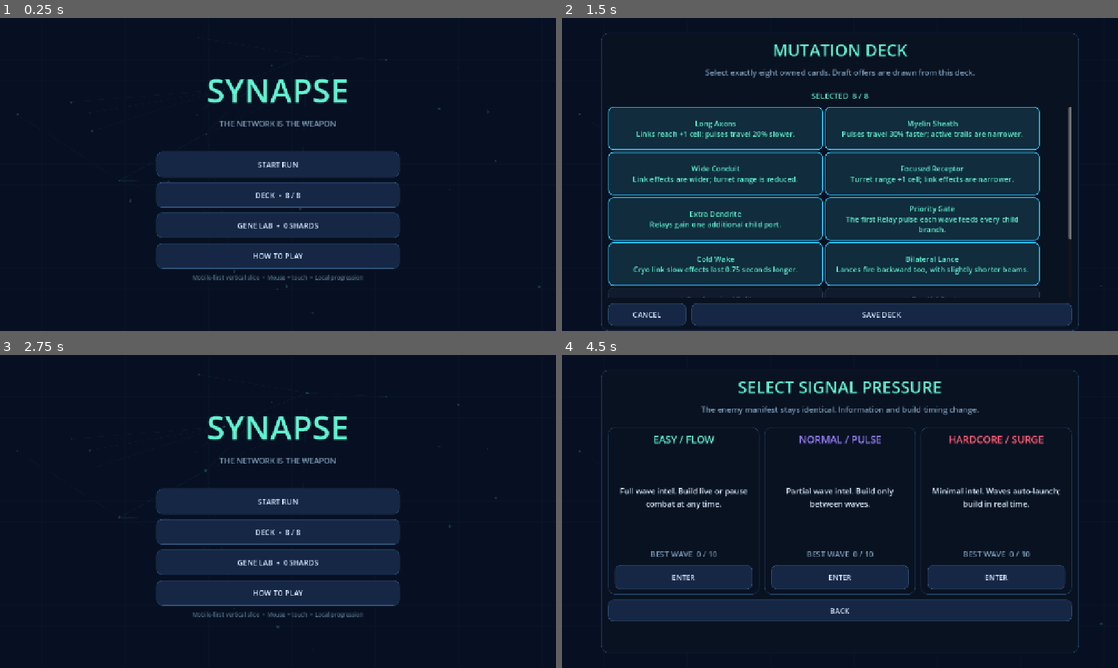
Above: before the commit, frames 1-4 (two rows, left to right).
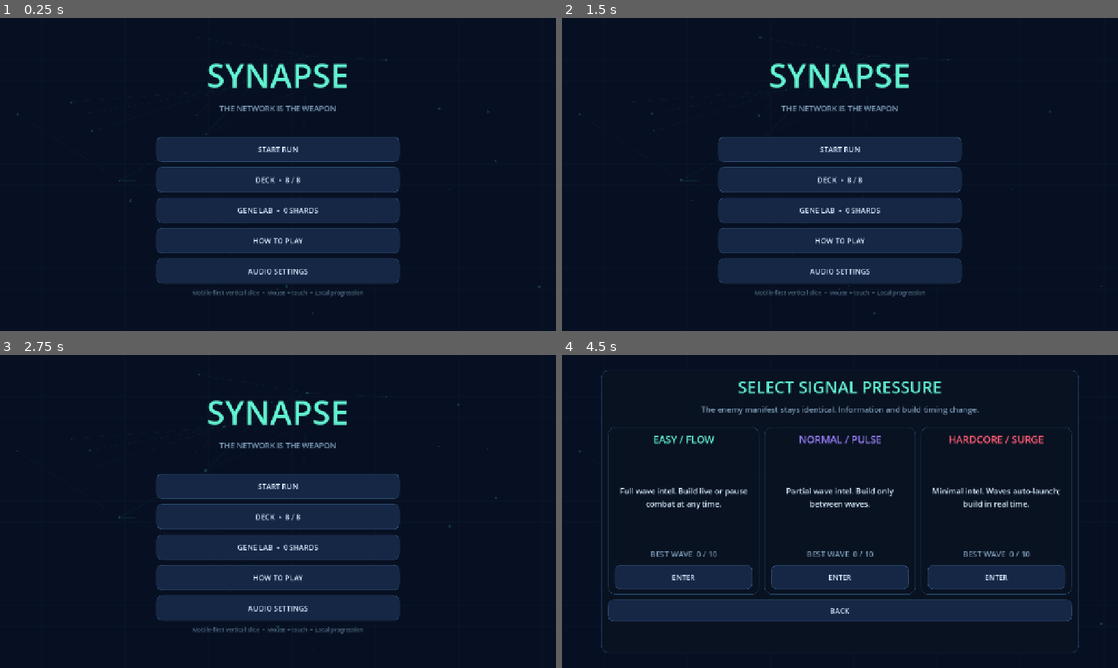
Above: after the commit, the same moments.

Repository: danned/synapse
Game: Godot game, scene res://main.tscn
The game is run twice, just before and just after one commit, with the same random seed, the same clock (stepped at 60 frames per second) and the same inputs. Sound files missing from this copy of the repository are replaced by a short silence.
Inputs (mouse positions are in pixels of both pictures, inside the frame that each line leads up to):
- Up to frame 1 (0.25 s): no input
- Up to frame 2 (1.5 s): click (840, 271) at 0.5 s, where only the run after the commit has a clickable "AUDIO SETTINGS"; click (840, 187) at 1.25 s, where only the run after the commit has a clickable "BACK"
- Up to frame 3 (2.75 s): click (83, 652) at 2 s, where only the run before the commit has a clickable "CANCEL"
- Up to frame 4 (4.5 s): click "START RUN" at 2.75 s; click "BACK" at 3.5 s; click "START RUN" at 4.25 s

The runs differ from the first frame. In frame 1, 12% of the frame differs, in the area x 28-72%, y 14-90%; in frame 2, 38%, in the area x 7-93%, y 4-100%; in frame 3, 12%; in frame 4, nothing differs.

Commit message:
feat: add licensed music and sound effects

Diff:
--- a/scripts/game_board.gd
+++ b/scripts/game_board.gd
@@ -7,7 +7,7 @@
 signal run_failed(wave_reached: int)
 signal node_selected(node_id: int)
 signal message_requested(text: String)
-signal sfx_requested(frequency: float)
+signal sfx_requested(event: StringName)
 
 const CELL_SIZE := 64.0
 const LINK_WIDTH := 0.42
@@ -112,7 +112,7 @@
 	_finish_delay = -1.0
 	graph.reset_routing()
 	resonance_hits.clear()
-	sfx_requested.emit(240.0)
+	sfx_requested.emit(&"launch")
 	queue_redraw()
 
 func cycle_preview_parent() -> void:
@@ -145,7 +145,7 @@
 	selected_node_id = -1
 	charge_changed.emit(charge)
 	message_requested.emit("Recycled branch: +%d charge" % refund)
-	sfx_requested.emit(150.0)
+	sfx_requested.emit(&"recycle")
 	queue_redraw()
 
 func _collect_subtree_preview(node_id: int, output: Array[int]) -> void:
@@ -156,7 +156,7 @@
 func apply_card(card_id: String) -> void:
 	graph.apply_modifier(card_id)
 	message_requested.emit("Mutation integrated: %s" % GameData.card_definitions()[card_id]["name"])
-	sfx_requested.emit(520.0)
+	sfx_requested.emit(&"draft")
 	queue_redraw()
 
 func _process(delta: float) -> void:
@@ -219,7 +219,7 @@
 		effects.append({"type": "burst", "position": _cell_center(GameData.CORE_CELL), "ttl": 0.5, "color": Color("ff397c")})
 		enemies.remove_at(index)
 		integrity_changed.emit(maxi(0, integrity))
-		sfx_requested.emit(95.0)
+		sfx_requested.emit(&"leak")
 		if integrity <= 0:
 			wave_active = false
 			run_failed.emit(current_wave)
@@ -338,7 +338,7 @@
 		var target_position: Vector2 = enemies[index]["position"]
 		_damage_enemy(index, 9.0, false)
 		effects.append({"type": "line", "from": _node_position(node_id), "to": target_position, "ttl": 0.18, "color": Color("33c8ff")})
-	if not targets.is_empty(): sfx_requested.emit(680.0)
+	if not targets.is_empty(): sfx_requested.emit(&"arc")
 
 func _fire_cryo(node_id: int) -> void:
 	var targets := _targets_in_range(_node_position(node_id), 2.6 + float(graph.modifiers["tower_range_bonus"]), 1)
@@ -352,7 +352,7 @@
 	enemies[index] = enemy
 	_damage_enemy(index, 6.0, false)
 	effects.append({"type": "burst", "position": enemy["position"], "ttl": 0.35, "color": Color("9c82ff")})
-	sfx_requested.emit(420.0)
+	sfx_requested.emit(&"cryo")
 
 func _fire_lance(node_id: int) -> void:
 	var node: Dictionary = graph.nodes[node_id]
@@ -363,7 +363,7 @@
 	_fire_lance_segment(node_position, node_position + direction * beam_range * CELL_SIZE)
 	if bool(graph.modifiers["bidirectional_lance"]):
 		_fire_lance_segment(node_position, node_position - direction * beam_range * CELL_SIZE)
-	sfx_requested.emit(880.0)
+	sfx_requested.emit(&"lance")
 
 func _fire_lance_segment(start: Vector2, finish: Vector2) -> void:
 	for index in range(enemies.size() - 1, -1, -1):
@@ -401,7 +401,7 @@
 		charge_changed.emit(charge)
 		effects.append({"type": "burst", "position": enemy["position"], "ttl": 0.4, "color": definition["color"]})
 		enemies.remove_at(index)
-		sfx_requested.emit(300.0)
+		sfx_requested.emit(&"enemy_down")
 	else:
 		enemies[index] = enemy
 
@@ -419,7 +419,7 @@
 			enemy["disable_cooldown"] = world_time + (3.5 if enemy["type"] == &"severer" else 999.0)
 			effects.append({"type": "burst", "position": enemy["position"], "ttl": 0.45, "color": Color("68ff9b")})
 			message_requested.emit("LINK SEVERED")
-			sfx_requested.emit(115.0)
+			sfx_requested.emit(&"sever")
 			return
 
 func _apply_cross_synapses() -> void:
@@ -454,7 +454,7 @@
 		charge += 35 + current_wave * 5
 		charge_changed.emit(charge)
 		wave_finished.emit()
-		sfx_requested.emit(560.0)
+		sfx_requested.emit(&"wave_complete")
 
 func _update_effects(delta: float) -> void:
 	for index in range(effects.size() - 1, -1, -1):
@@ -497,14 +497,16 @@
 		if existing >= 0 and graph.reparent(selected_node_id, existing):
 			rewire_mode = false
 			message_requested.emit("Branch rerouted")
-			sfx_requested.emit(360.0)
+			sfx_requested.emit(&"rewire")
 		else:
 			message_requested.emit("Invalid parent: check reach, ports, and cycles")
+			sfx_requested.emit(&"error")
 		queue_redraw()
 		return
 	if not selected_tower.is_empty():
 		if not build_allowed:
 			message_requested.emit("Construction is locked during this wave")
+			sfx_requested.emit(&"error")
 			return
 		if existing >= 0:
 			selected_node_id = existing
@@ -512,15 +514,18 @@
 			return
 		if not _is_buildable(cell):
 			message_requested.emit("That tissue cannot host a node")
+			sfx_requested.emit(&"error")
 			return
 		var definitions := GameData.tower_definitions()
 		var cost: int = definitions[selected_tower]["cost"]
 		if charge < cost:
 			message_requested.emit("Insufficient charge")
+			sfx_requested.emit(&"error")
 			return
 		var parents := _filtered_parents(cell, selected_tower)
 		if parents.is_empty():
 			message_requested.emit("No powered parent in range")
+			sfx_requested.emit(&"error")
 			return
 		if preview_cell != cell:
 			preview_cell = cell
@@ -538,7 +543,7 @@
 			node_selected.emit(new_id)
 			preview_cell = Vector2i(-1, -1)
 			preview_parents.clear()
-			sfx_requested.emit(460.0)
+			sfx_requested.emit(&"place")
 		queue_redraw()
 		return
 	if existing >= 0:
--- a/scripts/game_controller.gd
+++ b/scripts/game_controller.gd
@@ -245,6 +245,8 @@
 	pause_button.text = "PAUSE"
 	var manifest := manifests[next_wave_index]
 	board.start_wave(manifest)
+	if is_instance_valid(sound_manager):
+		sound_manager.play_music(&"boss" if next_wave_index == 9 else &"combat")
 	next_wave_index += 1
 	start_button.disabled = true
 	start_button.text = "WAVE ACTIVE"
@@ -254,6 +256,8 @@
 	_set_status("Signals live • watch the routing cadence")
 
 func _on_wave_finished() -> void:
+	if is_instance_valid(sound_manager):
+		sound_manager.play_music(&"ambient")
 	if _run_over:
 		return
 	if next_wave_index >= GameData.MAX_WAVES:
@@ -265,6 +269,8 @@
 		_enter_intermission()
 
 func _enter_intermission() -> void:
+	if is_instance_valid(sound_manager):
+		sound_manager.play_music(&"ambient")
 	_update_wave_preview()
 	_update_build_policy()
 	if difficulty == "hardcore":
@@ -280,6 +286,8 @@
 	_finish_run(false, wave_reached)
 
 func _finish_run(victory: bool, wave_reached: int = -1) -> void:
+	if is_instance_valid(sound_manager):
+		sound_manager.play_music(&"ambient")
 	_run_over = true
 	board.set_process(false)
 	var reached := GameData.MAX_WAVES if victory else (wave_reached if wave_reached >= 0 else next_wave_index)
@@ -426,6 +434,6 @@
 func _set_status(text: String) -> void:
 	status_label.text = text
 
-func _play_sound(frequency: float) -> void:
+func _play_sound(event: StringName) -> void:
 	if is_instance_valid(sound_manager):
-		sound_manager.play_tone(frequency)
+		sound_manager.play_sfx(event)
--- a/scripts/main.gd
+++ b/scripts/main.gd
@@ -15,7 +15,8 @@
 	sound_manager = SoundManager.new()
 	add_child(sound_manager)
 	save_data = SaveService.load_data()
-	sound_manager.volume = float(save_data["sound_volume"])
+	sound_manager.set_sound_volume(float(save_data["sound_volume"]))
+	sound_manager.set_music_volume(float(save_data["music_volume"]))
 	purchase_provider.purchase_completed.connect(_on_debug_purchase_completed)
 	purchase_provider.purchase_failed.connect(_show_notice)
 	purchase_provider.restore_completed.connect(_on_restore_completed)
@@ -29,6 +30,7 @@
 	add_child(content_root)
 
 func _show_main_menu() -> void:
+	sound_manager.play_music(&"ambient")
 	_clear_content()
 	var center := CenterContainer.new()
 	center.set_anchors_and_offsets_preset(Control.PRESET_FULL_RECT)
@@ -61,12 +63,44 @@
 	var guide := _menu_button("HOW TO PLAY", Color("33c8ff"))
 	guide.pressed.connect(_show_how_to_play)
 	column.add_child(guide)
+	var settings := _menu_button("AUDIO SETTINGS", Color("7b9bb6"))
+	settings.pressed.connect(_show_audio_settings)
+	column.add_child(settings)
 	var footer := Label.new()
 	footer.text = "Mobile-first vertical slice  •  Mouse + touch  •  Local progression"
 	footer.horizontal_alignment = HORIZONTAL_ALIGNMENT_CENTER
 	footer.add_theme_color_override("font_color", Color("526f87"))
 	footer.add_theme_font_size_override("font_size", 13)
 	column.add_child(footer)
+
+func _show_audio_settings() -> void:
+	_clear_content()
+	var shell := _page_shell("AUDIO SETTINGS", "Set music and sound effect levels.")
+	var body: VBoxContainer = shell["body"]
+	_add_volume_slider(body, "MUSIC", "music_volume")
+	_add_volume_slider(body, "SOUND EFFECTS", "sound_volume")
+	_add_back_button(body, _show_main_menu)
+
+func _add_volume_slider(parent: VBoxContainer, label_text: String, save_key: String) -> void:
+	var label := Label.new()
+	label.text = "%s  %d%%" % [label_text, roundi(float(save_data[save_key]) * 100.0)]
+	parent.add_child(label)
+	var slider := HSlider.new()
+	slider.min_value = 0.0
+	slider.max_value = 1.0
+	slider.step = 0.05
+	slider.value = float(save_data[save_key])
+	slider.custom_minimum_size = Vector2(0, 48)
+	slider.value_changed.connect(func(value: float):
+		save_data[save_key] = value
+		label.text = "%s  %d%%" % [label_text, roundi(value * 100.0)]
+		if save_key == "music_volume":
+			sound_manager.set_music_volume(value)
+		else:
+			sound_manager.set_sound_volume(value)
+		SaveService.save_data(save_data)
+	)
+	parent.add_child(slider)
 
 func _show_difficulty_select() -> void:
 	_clear_content()
@@ -122,6 +156,7 @@
 	game.run_ended.connect(_on_run_ended)
 	game.tutorial_completed.connect(_on_tutorial_completed)
 	game.setup(difficulty_id, seed_to_use, save_data["deck"], not bool(save_data["tutorial_seen"]))
+	sound_manager.play_music(&"ambient")
 
 func _on_tutorial_completed() -> void:
 	save_data["tutorial_seen"] = true
@@ -138,6 +173,9 @@
 	_show_results(wave_reached, victory, difficulty_id, seed_value, reward)
 
 func _show_results(wave_reached: int, victory: bool, difficulty_id: String, seed_value: int, reward: int) -> void:
+	sound_manager.play_music(&"ambient")
+	if victory:
+		sound_manager.play_sfx(&"victory")
 	_clear_content()
 	var shell := _page_shell("CORE STABLE" if victory else "CORE COLLAPSED", "The network survived." if victory else "The pattern failed. Rebuild the geometry.")
 	var body: VBoxContainer = shell["body"]
@@ -294,7 +332,7 @@
 	if "advanced_network_pack" not in save_data["owned_packs"]:
 		save_data["owned_packs"].append("advanced_network_pack")
 	SaveService.save_data(save_data)
-	sound_manager.play_tone(720.0, 0.18, 0.3)
+	sound_manager.play_sfx(&"unlock")
 
 func _on_restore_completed(products: Array[String]) -> void:
 	_show_notice("Restored %d debug entitlement(s)" % products.size())
@@ -343,6 +381,7 @@
 	button.text = text_value
 	button.custom_minimum_size = Vector2(0, 58)
 	button.add_theme_color_override("font_hover_color", accent)
+	button.pressed.connect(func(): sound_manager.play_sfx(&"click"))
 	return button
 
 func _add_back_button(parent: VBoxContainer, callback: Callable, text_value: String = "BACK") -> void:
@@ -350,6 +389,7 @@
 	button.text = text_value
 	button.custom_minimum_size = Vector2(0, 50)
 	button.pressed.connect(callback)
+	button.pressed.connect(func(): sound_manager.play_sfx(&"click"))
 	parent.add_child(button)
 
 func _vertical_gap(height: float) -> Control:
--- a/scripts/sound_manager.gd
+++ b/scripts/sound_manager.gd
@@ -1,27 +1,103 @@
 class_name SoundManager
 extends Node
 
+const MUSIC := {
+	&"ambient": preload("res://assets/audio/music/airy.ogg"),
+	&"combat": preload("res://assets/audio/music/pulse.ogg"),
+	&"boss": preload("res://assets/audio/music/urgent.ogg")
+}
+const SFX := {
+	&"click": preload("res://assets/audio/sfx/click.ogg"),
+	&"launch": preload("res://assets/audio/sfx/launch.ogg"),
+	&"wave_complete": preload("res://assets/audio/sfx/wave_complete.ogg"),
+	&"unlock": preload("res://assets/audio/sfx/unlock.ogg"),
+	&"draft": preload("res://assets/audio/sfx/draft.ogg"),
+	&"rewire": preload("res://assets/audio/sfx/rewire.ogg"),
+	&"recycle": preload("res://assets/audio/sfx/recycle.ogg"),
+	&"error": preload("res://assets/audio/sfx/error.ogg"),
+	&"place": preload("res://assets/audio/sfx/place.ogg"),
+	&"cryo": preload("res://assets/audio/sfx/cryo.ogg"),
+	&"arc": preload("res://assets/audio/sfx/arc.ogg"),
+	&"lance": preload("res://assets/audio/sfx/lance.ogg"),
+	&"enemy_down": preload("res://assets/audio/sfx/enemy_down.ogg"),
+	&"leak": preload("res://assets/audio/sfx/leak.ogg"),
+	&"sever": preload("res://assets/audio/sfx/sever.ogg"),
+	&"victory": preload("res://assets/audio/sfx/victory.ogg")
+}
+const COOLDOWNS := {&"arc": 75, &"cryo": 100, &"lance": 120, &"enemy_down": 90, &"leak": 180, &"sever": 300}
+const MAX_EFFECTS := 12
+
 var volume := 0.7
+var music_volume := 0.45
+var music_players: Array[AudioStreamPlayer] = []
+var _active_music_index := 0
+var _music_tween: Tween
+var current_music: StringName = &""
+var _effect_players: Array[AudioStreamPlayer] = []
+var _last_played: Dictionary = {}
 
-func play_tone(frequency: float, duration: float = 0.08, strength: float = 0.22) -> void:
-	if volume <= 0.01:
+func _ready() -> void:
+	for index in range(2):
+		var player := AudioStreamPlayer.new()
+		add_child(player)
+		music_players.append(player)
+	_update_music_volume()
+
+func set_sound_volume(value: float) -> void:
+	volume = clampf(value, 0.0, 1.0)
+
+func set_music_volume(value: float) -> void:
+	music_volume = clampf(value, 0.0, 1.0)
+	_update_music_volume()
+
+func _update_music_volume() -> void:
+	if music_players.is_empty():
 		return
-	var generator := AudioStreamGenerator.new()
-	generator.mix_rate = 22050.0
-	generator.buffer_length = maxf(0.15, duration + 0.05)
+	var target_db := linear_to_db(maxf(music_volume * 0.55, 0.0001))
+	if _music_tween and _music_tween.is_running():
+		_music_tween.kill()
+	for index in range(music_players.size()):
+		music_players[index].volume_db = target_db if index == _active_music_index else -60.0
+		if index != _active_music_index:
+			music_players[index].stop()
+
+func play_music(music_id: StringName) -> void:
+	if current_music == music_id or not MUSIC.has(music_id):
+		return
+	current_music = music_id
+	if _music_tween and _music_tween.is_running():
+		_music_tween.kill()
+	var old_player := music_players[_active_music_index]
+	_active_music_index = 1 - _active_music_index
+	var next_player := music_players[_active_music_index]
+	next_player.stop()
+	var stream: AudioStreamOggVorbis = MUSIC[music_id]
+	stream.loop = true
+	next_player.stream = stream
+	next_player.volume_db = -60.0 if old_player.playing else linear_to_db(maxf(music_volume * 0.55, 0.0001))
+	next_player.play()
+	if old_player.playing:
+		_music_tween = create_tween().set_parallel(true)
+		_music_tween.tween_property(old_player, "volume_db", -60.0, 0.35)
+		_music_tween.tween_property(next_player, "volume_db", linear_to_db(maxf(music_volume * 0.55, 0.0001)), 0.35)
+		_music_tween.finished.connect(old_player.stop)
+
+func play_sfx(event: StringName) -> void:
+	if volume <= 0.01 or not SFX.has(event):
+		return
+	var now := Time.get_ticks_msec()
+	if now - int(_last_played.get(event, -10000)) < int(COOLDOWNS.get(event, 0)):
+		return
+	if _effect_players.size() >= MAX_EFFECTS:
+		return
+	_last_played[event] = now
 	var player := AudioStreamPlayer.new()
-	player.stream = generator
-	player.volume_db = linear_to_db(clampf(volume * strength, 0.001, 1.0))
+	player.stream = SFX[event]
+	player.volume_db = linear_to_db(maxf(volume * 0.65, 0.0001))
 	add_child(player)
+	_effect_players.append(player)
+	player.finished.connect(func():
+		_effect_players.erase(player)
+		player.queue_free()
+	)
 	player.play()
-	var playback := player.get_stream_playback() as AudioStreamGeneratorPlayback
-	var frames := PackedVector2Array()
-	var count := int(generator.mix_rate * duration)
-	frames.resize(count)
-	for index in range(count):
-		var t := float(index) / generator.mix_rate
-		var envelope := 1.0 - float(index) / maxf(1.0, count)
-		var sample := sin(TAU * frequency * t) * envelope
-		frames[index] = Vector2(sample, sample)
-	playback.push_buffer(frames)
-	get_tree().create_timer(duration + 0.08).timeout.connect(player.queue_free)
Not shown, added: assets/audio/music/airy.ogg.import
Not shown, added: assets/audio/music/pulse.ogg.import
Not shown, added: assets/audio/music/urgent.ogg.import
Not shown, added: assets/audio/sfx/arc.ogg.import
Not shown, added: assets/audio/sfx/click.ogg.import
Not shown, added: assets/audio/sfx/cryo.ogg.import
Not shown, added: assets/audio/sfx/draft.ogg.import
Not shown, added: assets/audio/sfx/enemy_down.ogg.import
Not shown, added: assets/audio/sfx/error.ogg.import
Not shown, added: assets/audio/sfx/lance.ogg.import
Not shown, added: assets/audio/sfx/launch.ogg.import
Not shown, added: assets/audio/sfx/leak.ogg.import
(and 27 more such lines)
